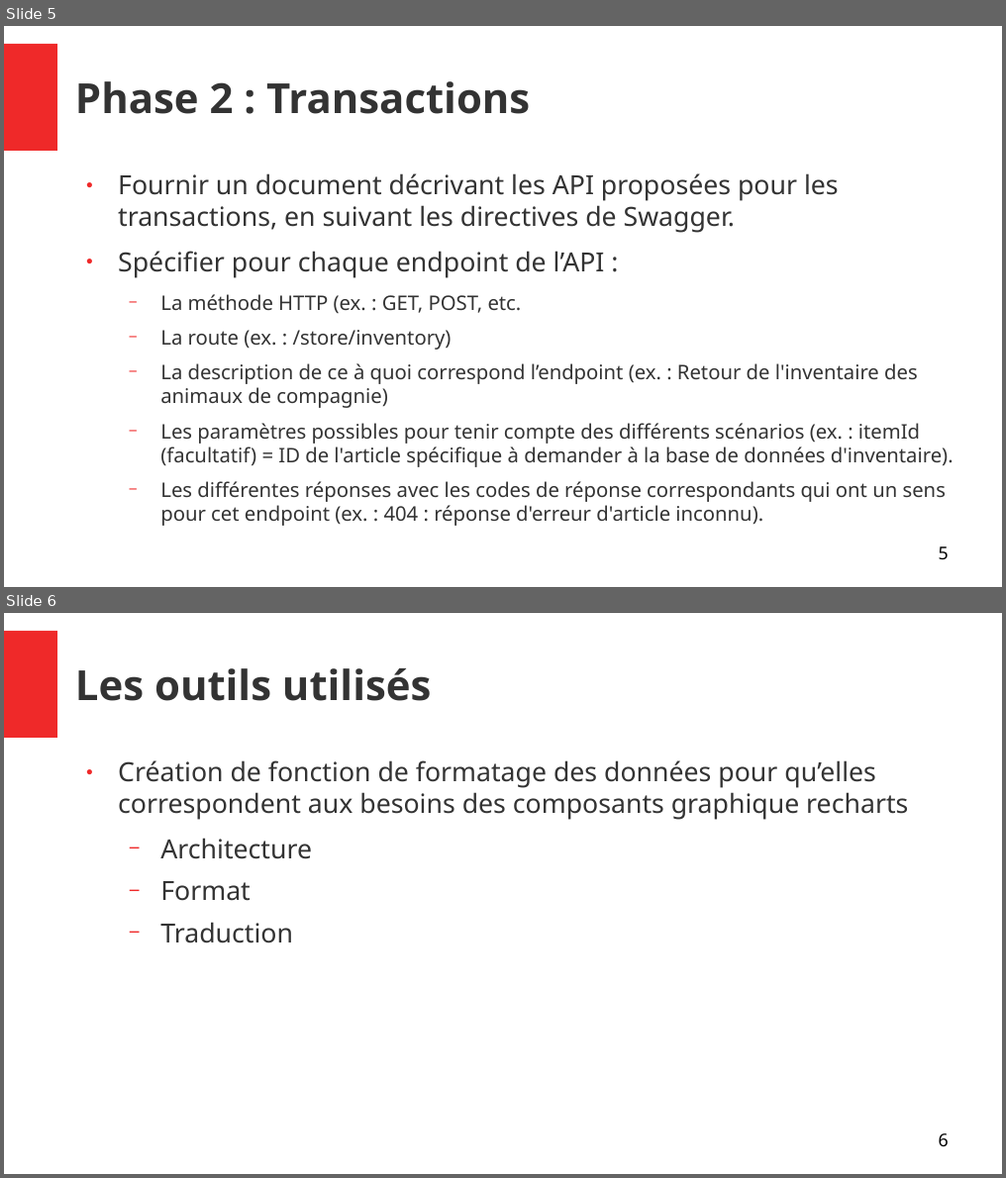
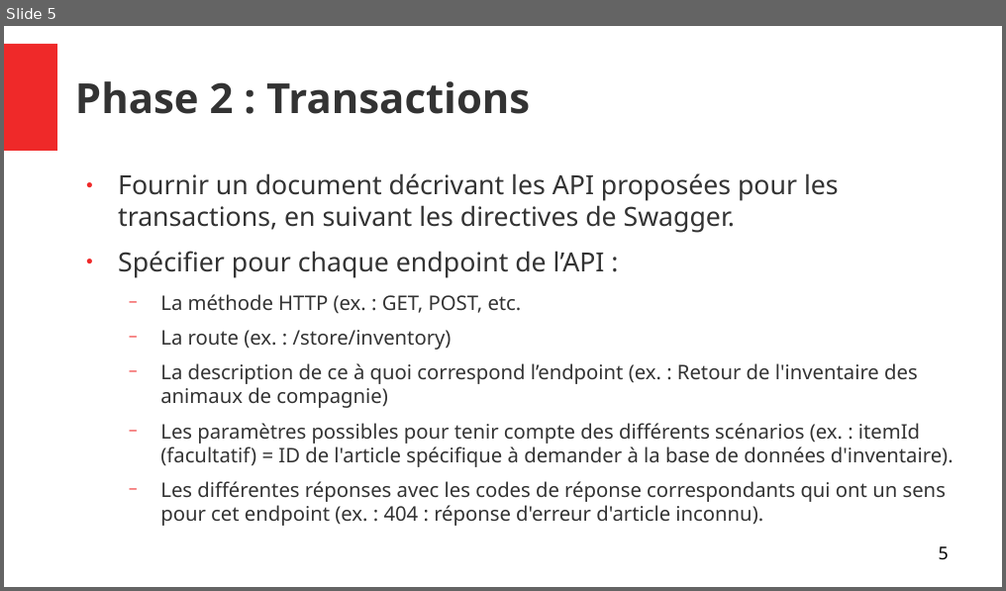
Before and after one commit to joskapotin/joskapotin_13_01042022, a slide deck: OC/SOUTENANCE/presentationProjet13.odp. Shown one above the other, each under a label of ours: slides 5 and 6 before the commit, slide 5 after it. The pictures are 1006x1178 and 1006x591 pixels, drawn with LibreOffice and Linux fonts; fonts in the diff are those of the drawing. Boxes give left, top, right and bottom in pixels: in the first picture for what was removed or moved away, otherwise in the second. Text is boxed around its words. In the diff, an @@ line names an element or a change of style, - is before the commit and + after.

```diff
--- a/OC/SOUTENANCE/presentationProjet13.odp
+++ b/OC/SOUTENANCE/presentationProjet13.odp
@@ slide 6 removed at (4,613,1002,1174), background #FFFFFF; not listed: 1 template element that a slide beside it also shows @@
@@ title removed at (75,668,431,701) @@
-Les outils utilisés
@@ text removed at (118,761,908,944) @@
-● Création de fonction de formatage des données pour qu’elles correspondent aux besoins des composants graphique recharts
-  − Architecture
-  − Format
-  − Traduction
@@ page number removed at (939,1134,948,1147) @@
-6
```
Also in this commit, not shown: 1 slide added, 10 other files.
